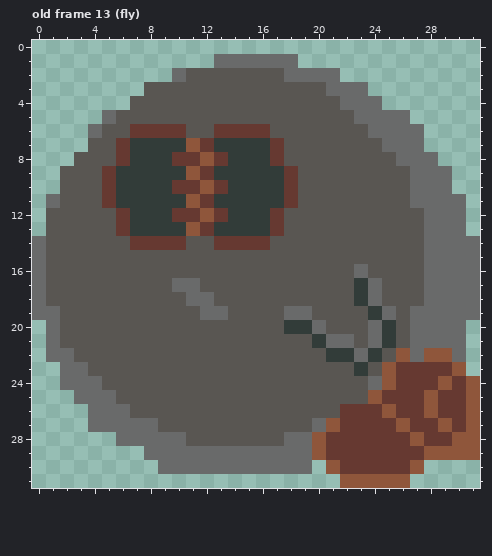
Two versions of one pixel-art file, assets/sprites/gloomba.aseprite. Above: the version before the commit.
32x32 pixels, 14 frames. Shown: old frame 13 (fly).
After:
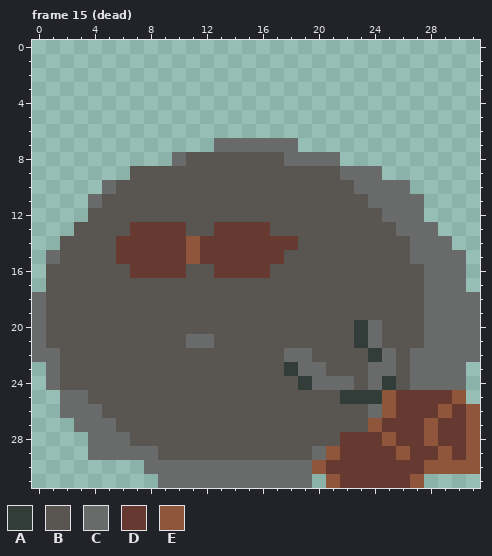
Palette (. is transparent): A #323c39  B #595652  C #696a6a  D #663931  E #8f563b
A new or re-ordered frame is compared with the old frame closest to it.
Log entry: feat: gloomba dead frame
The exact change:
frames 14 -> 15
--- frame 15 (dead) is new; against old frame 13 (fly)
@@ x 0..31 @@
  0 ................................
- 1 .............CCCCCC.............
- 2 ..........CBBBBBBBCCCC..........
- 3 ........BBBBBBBBBBBBBCCC........
- 4 .......BBBBBBBBBBBBBBBCCC.......
- 5 .....CBBBBBBBBBBBBBBBBBCCCC.....
- 6 ....CBBDDDDBBDDDDBBBBBBBCCCC....
- 7 ....BBDAAAAEDAAAADBBBBBBBCCC....
- 8 ...BBBDAAADDEDAAADBBBBBBBBCCC...
- 9 ..BBBDAAAAAEDAAAAADBBBBBBBBCCC..
-10 ..BBBDAAAADDEDAAAADBBBBBBBBCCC..
-11 .CBBBDAAAAAEDAAAAADBBBBBBBBCCCC.
-12 .BBBBBDAAADDEDAAADBBBBBBBBBBCCC.
-13 .BBBBBDAAAAEDAAAADBBBBBBBBBBCCC.
-14 CBBBBBBDDDDBBDDDDBBBBBBBBBBBCCCC
-15 CBBBBBBBBBBBBBBBBBBBBBBBBBBBCCCC
-16 CBBBBBBBBBBBBBBBBBBBBBBCBBBBCCCC
-17 CBBBBBBBBBCCBBBBBBBBBBBACBBBCCCC
-18 CBBBBBBBBBBCCBBBBBBBBBBACBBBCCCC
-19 CCBBBBBBBBBBCCBBBBCCBBBBACBCCCCC
-20 .CBBBBBBBBBBBBBBBBAACBBBCABCCCC.
-21 .CBBBBBBBBBBBBBBBBBBACCBCABCCCC.
-22 .CCBBBBBBBBBBBBBBBBBBAACABECEEC.
-23 ..CCBBBBBBBBBBBBBBBBBBBABEDDDDE.
-24 ..CCCBBBBBBBBBBBBBBBBBBBCEDDDEDE
-25 ...CCCBBBBBBBBBBBBBBBBBBEDDDEDDE
-26 ....CCCBBBBBBBBBBBBBBBDDDEDDEDDE
-27 ....CCCCCBBBBBBBBBBBCEDDDDEDDEDE
-28 ......CCCCCBBBBBBBCCEDDDDDDEDDEE
-29 ........CCCCCCCCCCCCEDDDDDDDEEEE
-30 .........CCCCCCCCCCC.EDDDDDE....
-31 ......................EEEEE.....
+ 1 ................................
+ 2 ................................
+ 3 ................................
+ 4 ................................
+ 5 ................................
+ 6 ................................
+ 7 .............CCCCCC.............
+ 8 ..........CBBBBBBBCCCC..........
+ 9 .......BBBBBBBBBBBBBBBCCC.......
+10 .....CBBBBBBBBBBBBBBBBBCCCC.....
+11 ....CBBBBBBBBBBBBBBBBBBBCCCC....
+12 ....BBBBBBBBBBBBBBBBBBBBBCCC....
+13 ...BBBBDDDDBBDDDDBBBBBBBBBCCC...
+14 ..BBBBDDDDDEDDDDDDDBBBBBBBBCCC..
+15 .CBBBBDDDDDEDDDDDDBBBBBBBBBCCCC.
+16 .BBBBBBDDDDBBDDDDBBBBBBBBBBBCCC.
+17 .BBBBBBBBBBBBBBBBBBBBBBBBBBBCCC.
+18 CBBBBBBBBBBBBBBBBBBBBBBBBBBBCCCC
+19 CBBBBBBBBBBBBBBBBBBBBBBBBBBBCCCC
+20 CBBBBBBBBBBBBBBBBBBBBBBACBBBCCCC
+21 CBBBBBBBBBBCCBBBBBBBBBBACBBBCCCC
+22 CCBBBBBBBBBBBBBBBBCCBBBBACBCCCCC
+23 .CBBBBBBBBBBBBBBBBACCBBBCCBCCCC.
+24 .CBBBBBBBBBBBBBBBBBACCCBCABCCCC.
+25 ..CCBBBBBBBBBBBBBBBBBBAAAEDDDDE.
+26 ..CCCBBBBBBBBBBBBBBBBBBBCEDDDEDE
+27 ...CCCBBBBBBBBBBBBBBBBBBEDDDEDDE
+28 ....CCCBBBBBBBBBBBBBBBDDDEDDEDDE
+29 ....CCCCCBBBBBBBBBBBCEDDDDEDDEDE
+30 ........CCCCCCCCCCCCEDDDDDDDEEEE
+31 .........CCCCCCCCCCC.EDDDDDE....
Changed places in both pictures, as pixel boxes (x1, y1, x2, y2):
changed: (32, 54, 480, 488)
